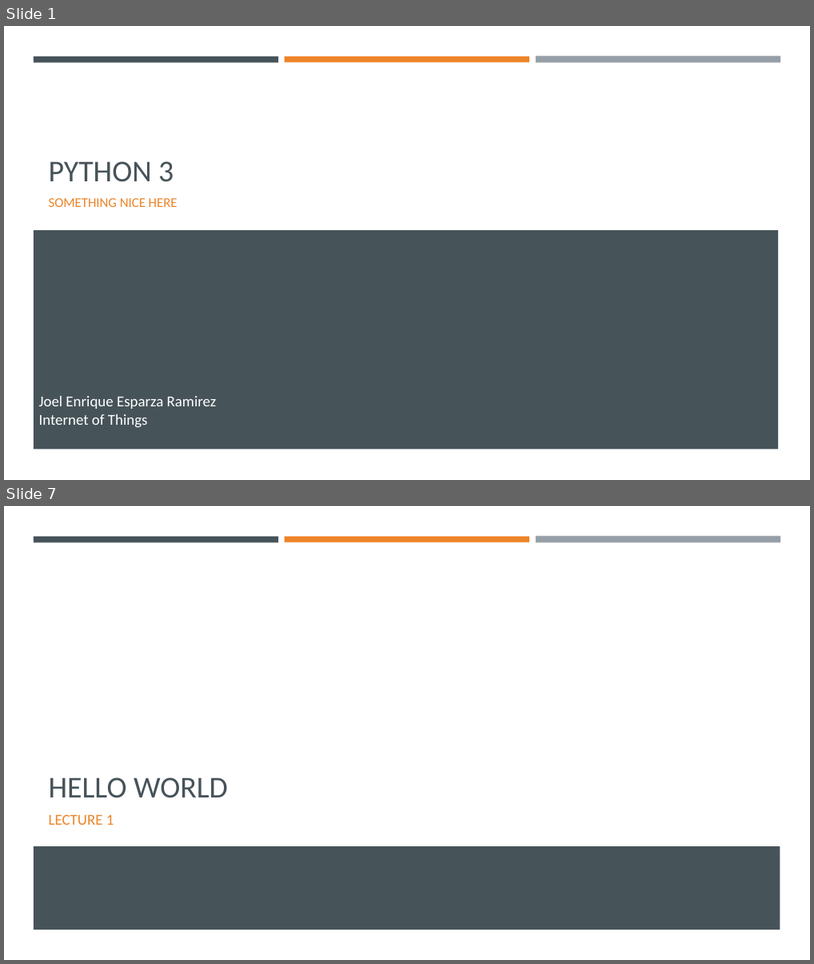
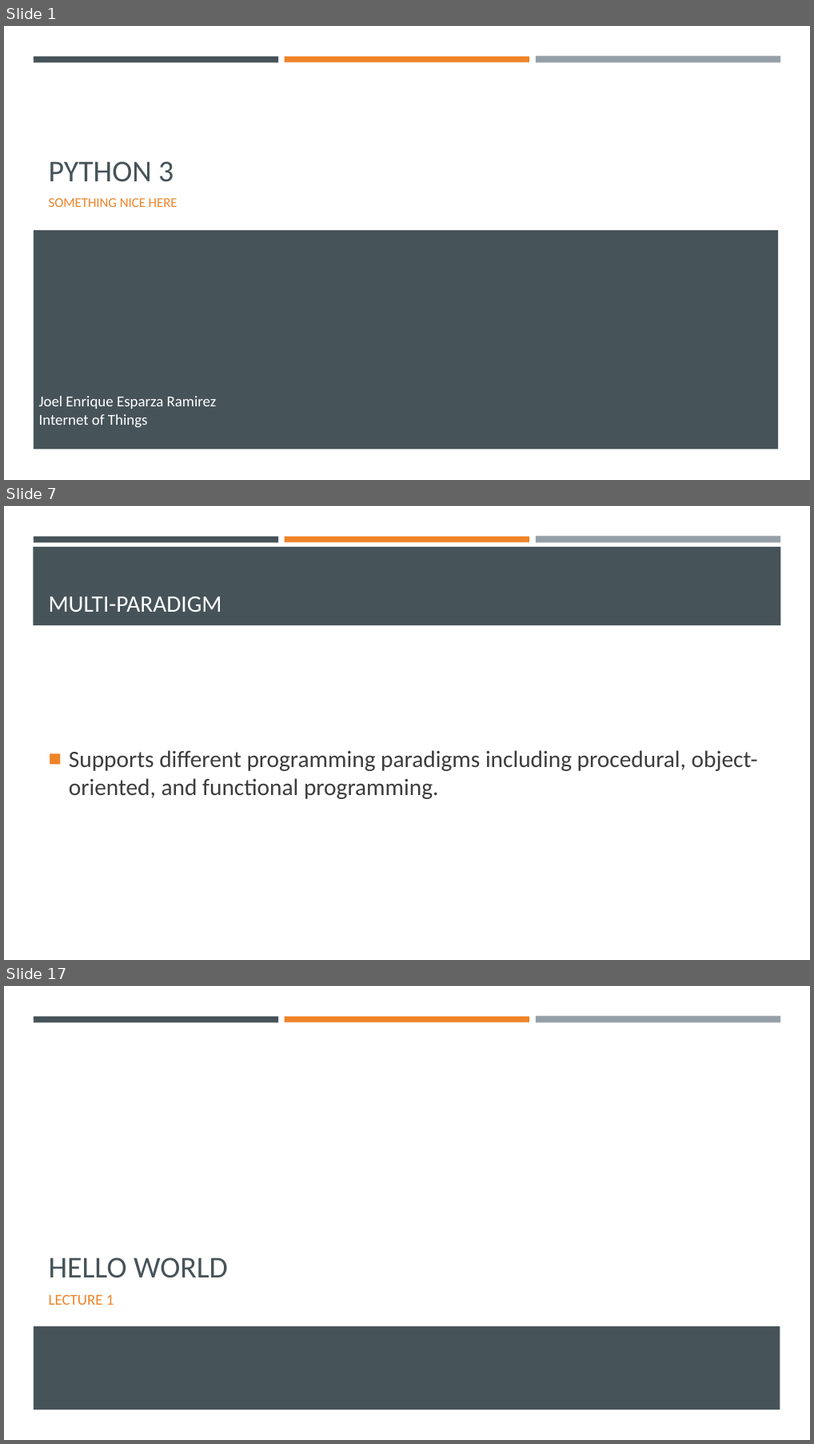
Before and after one commit to Ghost0396/iot, a slide deck: python/Python 3.pptx. Shown one above the other, each under a label of ours: slides 1 and 7 before the commit, slides 1, 7 and 17 after it; the slides between them are not shown. The pictures are 814x964 and 814x1444 pixels, drawn with LibreOffice and Linux fonts; fonts in the diff are those of the drawing. Boxes give left, top, right and bottom in pixels: in the first picture for what was removed or moved away, otherwise in the second. Text is boxed around its words. In the diff, an @@ line names an element or a change of style, - is before the commit and + after.

```diff
--- a/python/Python 3.pptx
+++ b/python/Python 3.pptx
@@ slide 7 added at <box>4,506,810,960</box>, background #FFFFFF; not listed: 3 template elements that a slide beside it also shows @@
@@ rectangle added at <box>33,547,782,625</box>, fill #465359 @@
@@ title added at <box>49,596,222,612</box>, 28 pt, text #FFFFFF @@
+MULTI-PARADIGM
@@ text added at <box>69,750,758,799</box>, 28 pt, text #3D3D3D @@
+■ Supports different programming paradigms including procedural, object-oriented, and functional programming.
@@ what was slide 7 is now slide 17 @@
```
Also in this commit, not shown: 4 slides changed, 12 other slides added, 3 slides removed, 4 other files.
